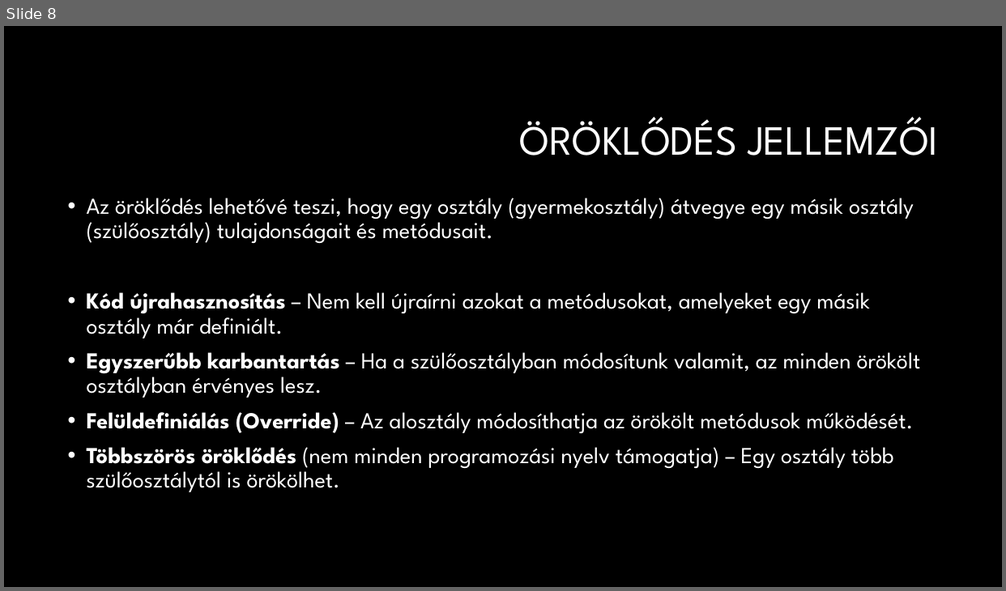
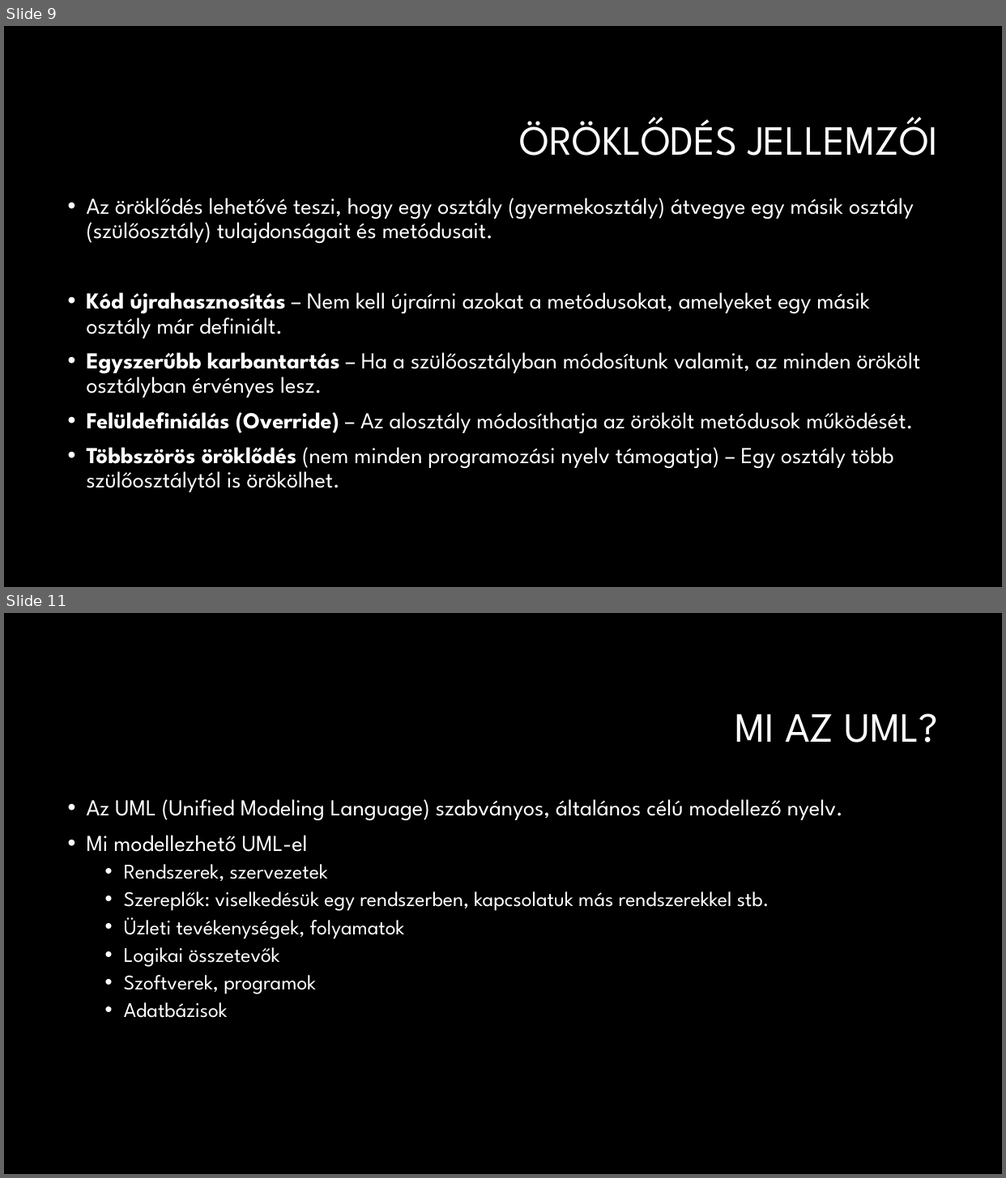
Before and after one commit to SzaboBence1027/QuickTick, a slide deck: Objektum orientált Programozás.pptx. Shown one above the other, each under a label of ours: slide 8 before the commit, slides 9 and 11 after it; the slides between them are not shown. The pictures are 1006x591 and 1006x1178 pixels, drawn with LibreOffice and Linux fonts; fonts in the diff are those of the drawing; background and template pictures are left out. Boxes give left, top, right and bottom in pixels: in the first picture for what was removed or moved away, otherwise in the second. Text is boxed around its words. In the diff, an @@ line names an element or a change of style, - is before the commit and + after.

```diff
--- a/Objektum orientált Programozás.pptx
+++ b/Objektum orientált Programozás.pptx
@@ slide 11 added at [4,613,1002,1174], background #000000 @@
@@ title added at [735,713,938,743], 40 pt, text #FFFFFF @@
+MI AZ UML?
@@ text added at [87,799,843,1018], 20 pt, text #FFFFFF @@
+• Az UML (Unified Modeling Language) szabványos, általános célú modellező nyelv.
+• Mi modellezhető UML-el
+  • Rendszerek, szervezetek
+  • Szereplők: viselkedésük egy rendszerben, kapcsolatuk más rendszerekkel stb.
+  • Üzleti tevékenységek, folyamatok
+  • Logikai összetevők
+  • Szoftverek, programok
+  • Adatbázisok
@@ what was slide 8 is now slide 9 @@
```
Also in this commit, not shown: 6 slides changed, 3 other slides added.
